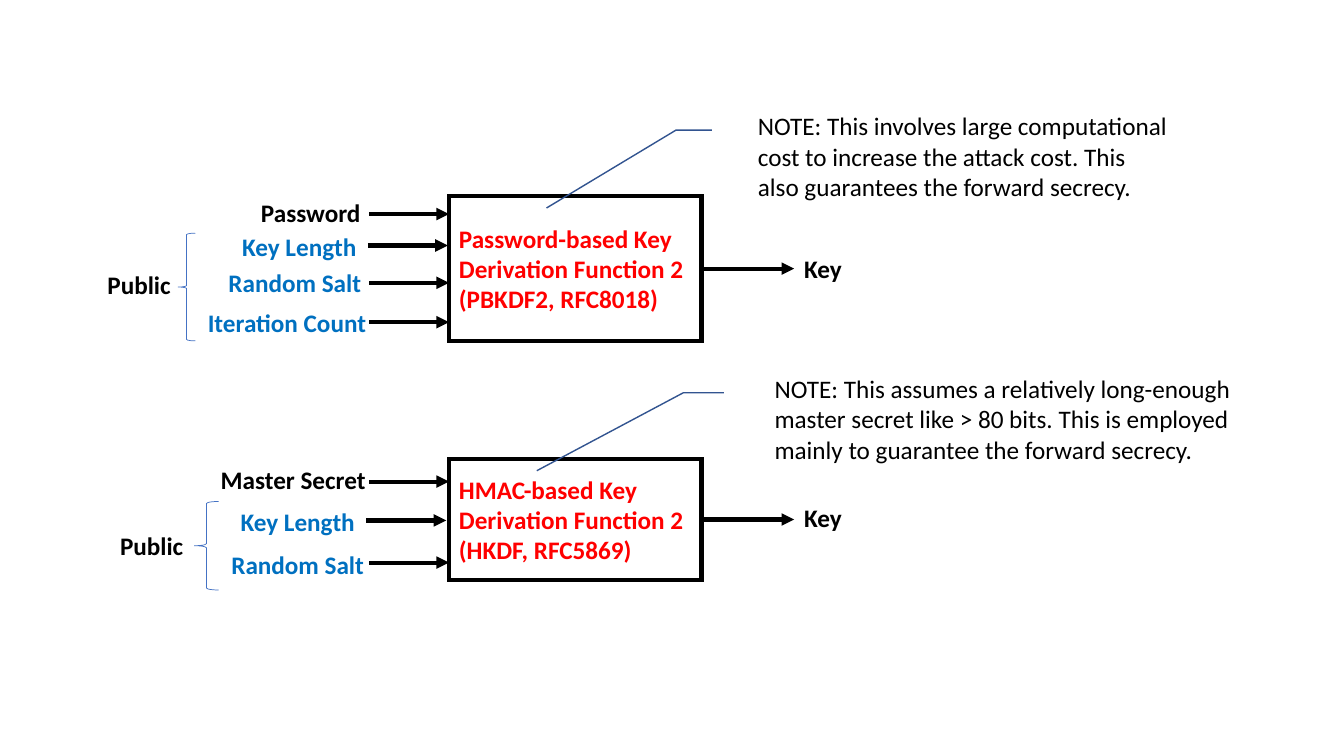
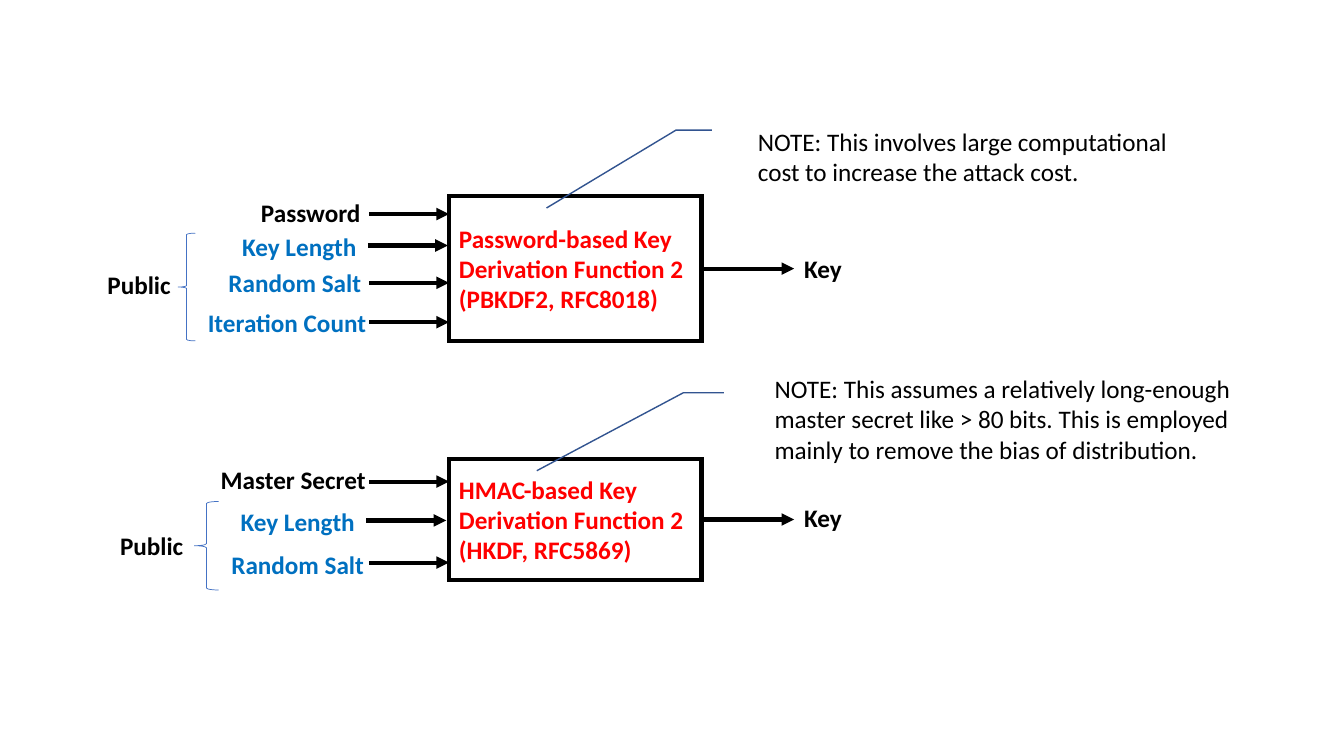
Before and after one commit to junkurihara/class-e2e_security_js, a slide deck: slide 21 of images.pptx. Drawn at 1344x756 pixels with LibreOffice and Linux fonts; fonts in the diff are those of the drawing. Boxes give left, top, right and bottom in pixels: in the first picture for what was removed or moved away, otherwise in the second. Text is boxed around its words. In the diff, an @@ line names an element or a change of style, - is before the commit and + after.

```diff
--- a/images.pptx
+++ b/images.pptx
@@ text in callout at bbox=[758, 133, 1167, 182]: text changed @@
-NOTE: This involves large computational cost to increase the attack cost. This also guarantees the forward secrecy.
+NOTE: This involves large computational cost to increase the attack cost.
@@ text in callout at bbox=[775, 380, 1230, 463]: text changed @@
-NOTE: This assumes a relatively long-enough master secret like > 80 bits. This is employed mainly to guarantee the forward secrecy.
+NOTE: This assumes a relatively long-enough master secret like > 80 bits. This is employed mainly to remove the bias of distribution.
```
Also in this commit, not shown: 1 slide added, 26 other files.
